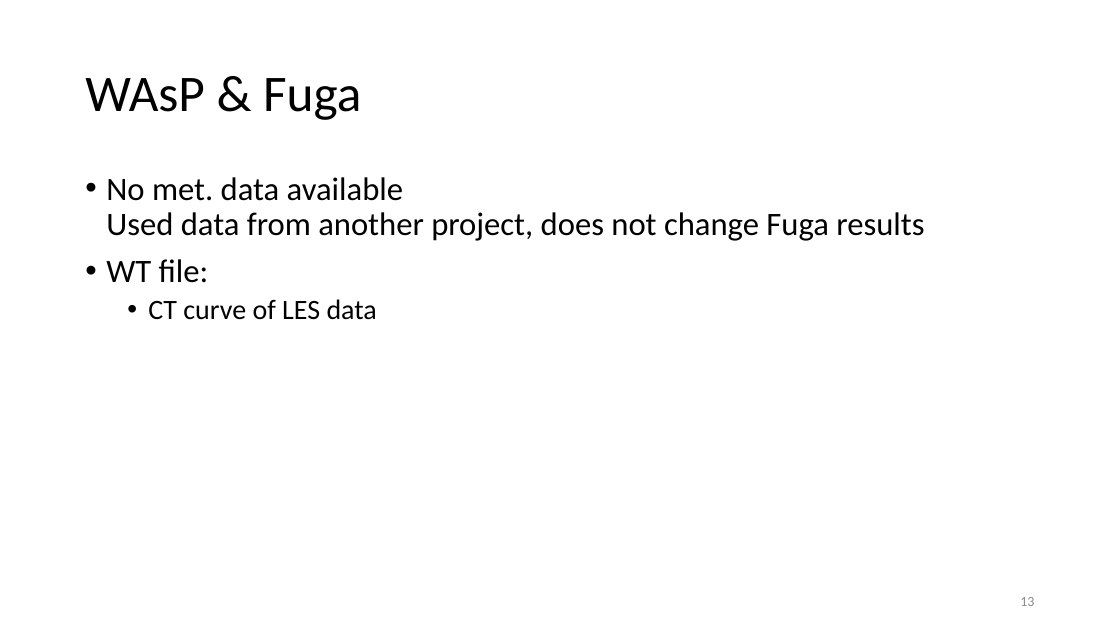
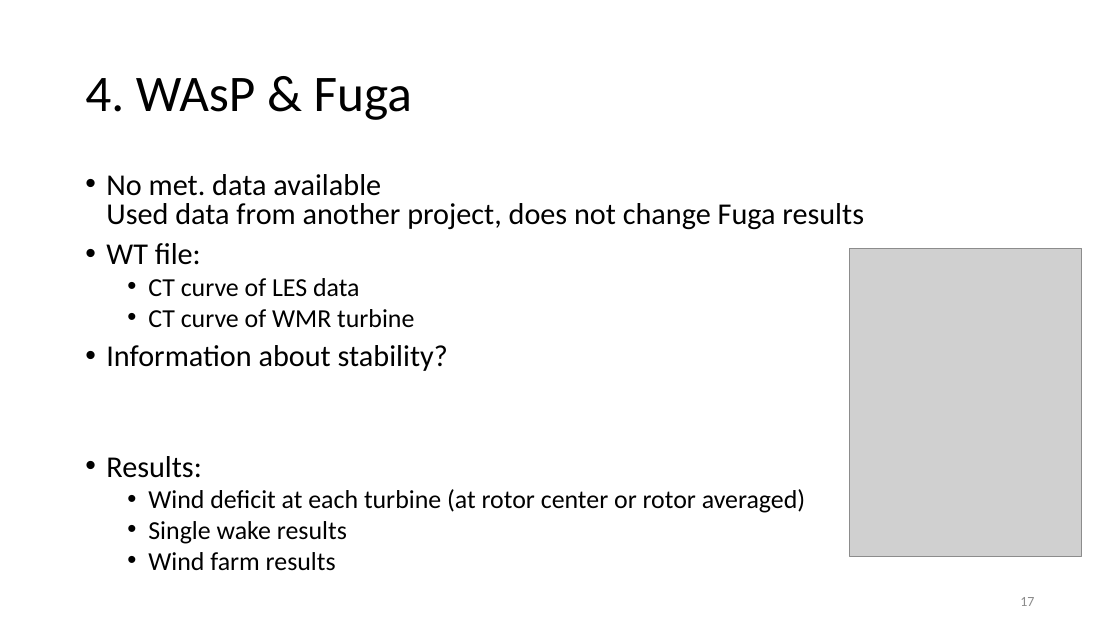
Before and after one commit to obossuyt/Thesis_Ottelien, a slide deck: slide 17 of Meetings & Official Documents/20180213_Meeting07.pptx (slide 13 before the commit). Drawn at 1120x630 pixels with LibreOffice and Linux fonts; fonts in the diff are those of the drawing; grey boxes stand for pictures. Boxes give left, top, right and bottom in pixels: in the first picture for what was removed or moved away, otherwise in the second. Text is boxed around its words. In the diff, an @@ line names an element or a change of style, - is before the commit and + after.

```diff
--- a/Meetings & Official Documents/20180213_Meeting07.pptx
+++ b/Meetings & Official Documents/20180213_Meeting07.pptx
@@ title at (85,78,412,120): text changed @@
-WAsP & Fuga
+4. WAsP & Fuga
@@ text at (106,174,864,296): size 28 to 25.9 pt in "No met. data available Used data from ...", "WT file:"; size 24 to 22.2 pt in "CT curve of LES data"; line spacing 0.9 to 0.8 @@
@@ picture added at (850,249,1082,557) @@
@@ text at (106,309,805,571): paragraphs added @@
+  • CT curve of WMR turbine
+• Information about stability?
+• Results:
+  • Wind deficit at each turbine (at rotor center or rotor averaged)
+  • Single wake results
+  • Wind farm results
@@ page number at (1020,597,1034,606): text changed @@
-13
+17
```
Also in this commit, not shown: 11 other slides changed, 8 slides added, 1 slide removed.
